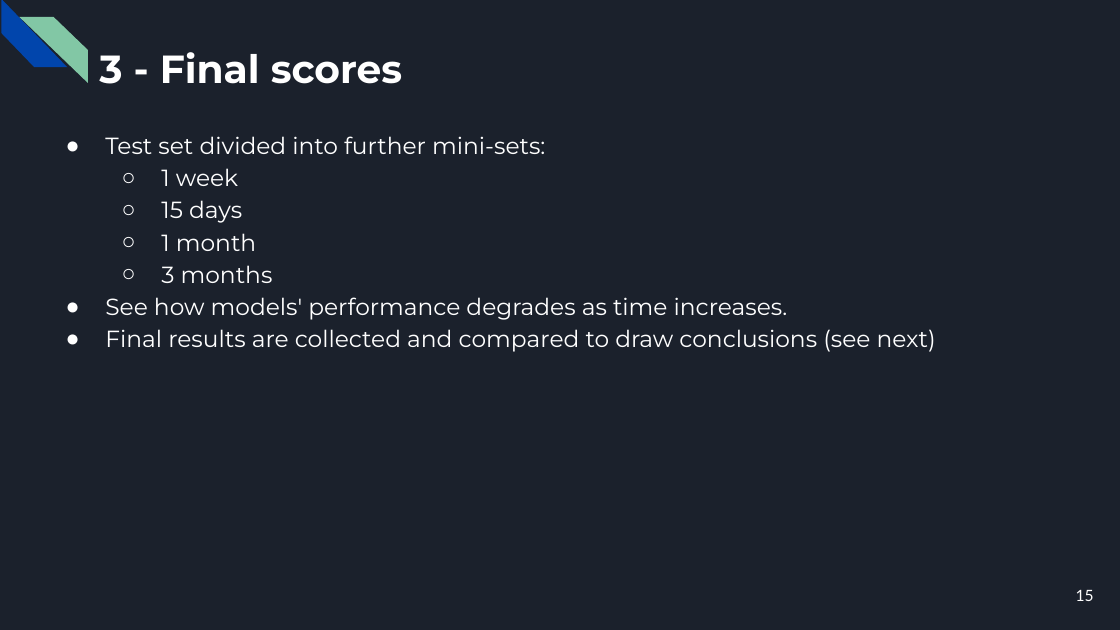
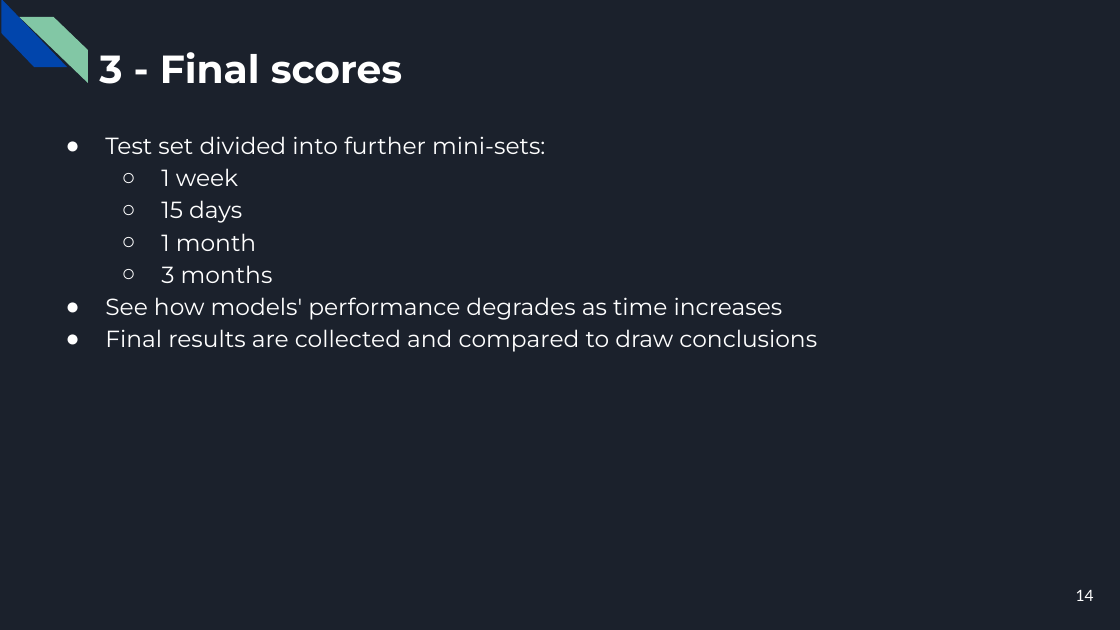
Before and after one commit to CorsiDanilo/bitcoin-price-prediction-with-pyspark, a slide deck: slide 14 of presentation/presentation.pptx (slide 15 before the commit). Drawn at 1120x630 pixels with LibreOffice and Linux fonts; fonts in the diff are those of the drawing. Boxes give left, top, right and bottom in pixels: in the first picture for what was removed or moved away, otherwise in the second. Text is boxed around its words. In the diff, an @@ line names an element or a change of style, - is before the commit and + after.

```diff
--- a/presentation/presentation.pptx
+++ b/presentation/presentation.pptx
@@ text at (105,297,817,352): text changed @@
-● See how models' performance degrades as time increases.
-● Final results are collected and compared to draw conclusions (see next)
+● See how models' performance degrades as time increases
+● Final results are collected and compared to draw conclusions
@@ page number at (1076,590,1094,601): text changed @@
-15
+14
```
Also in this commit, not shown: 13 other slides changed, 1 slide removed, 27 other files.
